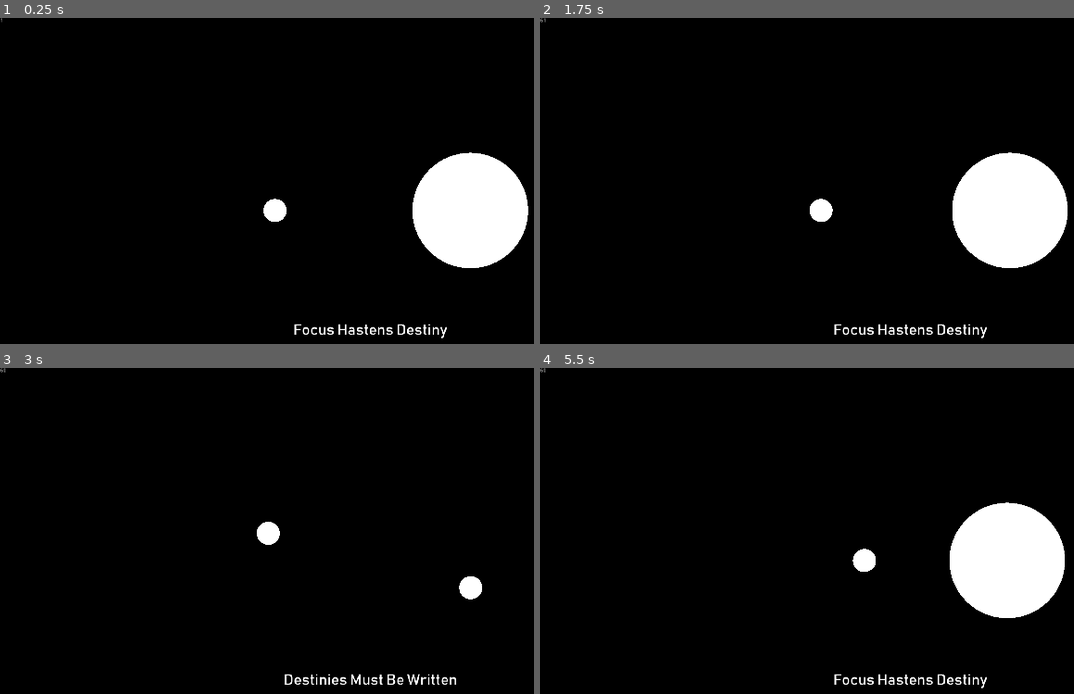
Above: before the commit, frames 1-4 (two rows, left to right).
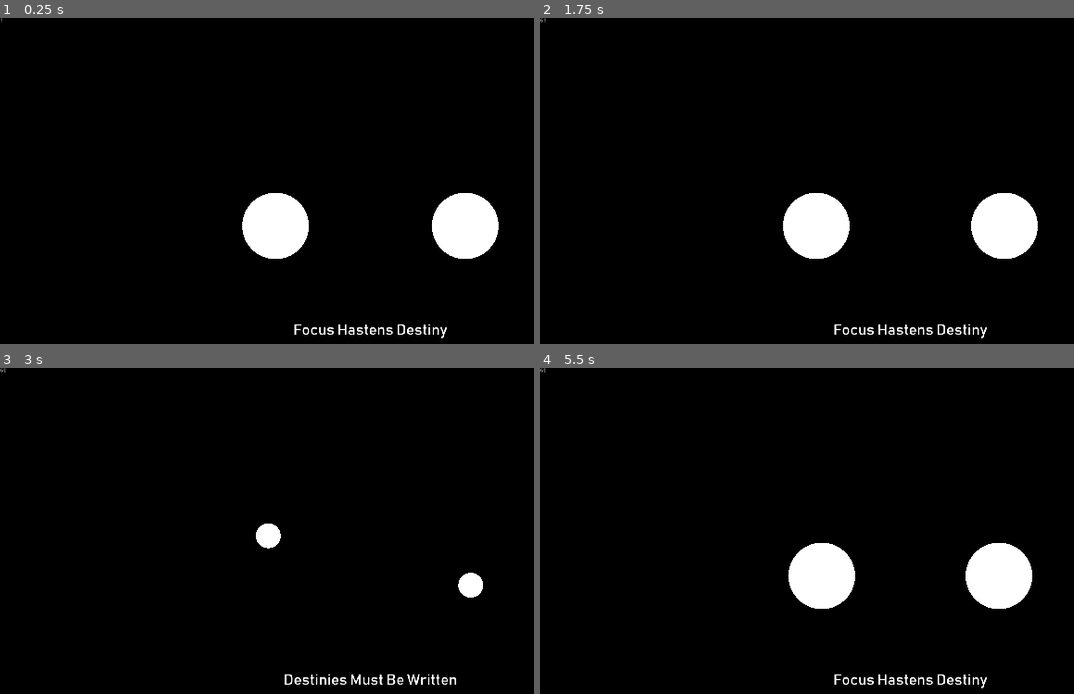
Above: after the commit, the same moments.

Repository: Dark-Gran/Spirit-Circles
Game: Godot game, scene res://src/Main.tscn
Two runs of this game, one before a commit and one after it. Both use one fixed random seed, a clock stepped at 60 frames per second and the inputs below.
Inputs (mouse positions are in pixels of both pictures, inside the frame that each line leads up to):
- Up to frame 1 (0.25 s): no input
- Up to frame 2 (1.75 s): move the mouse to (1073, 203) at 0.52 s; hold Right (ui_right) 0.53-1.28 s; tap Space (ui_select) at 0.77, 1.52 s; move the mouse to (764, 246) at 1.27 s; hold Left (ui_left) from 1.28 s (still down)
- Up to frame 3 (3 s): move the mouse to (443, 485) at 2.02 s; release Left (ui_left) at 2.03 s; hold Right (ui_right) from 2.03 s (still down); move the mouse to (331, 658) at 2.77 s
- Up to frame 4 (5.5 s): tap Space (ui_select) at 3.02, 3.77, 4.52 s; move the mouse to (outside the picture) at 3.52 s; release Right (ui_right) at 3.53 s; hold Left (ui_left) from 3.53 s (still down); move the mouse to (689, 514) at 4.27 s; move the mouse to (945, 576) at 5.02 s

The runs differ from the first frame. In frame 1, 5.8% of the frame differs, in the area x 45-99%, y 41-77%; in frame 2, 5.8%; in frame 3, 0.2%; in frame 4, 6.3%, in the area x 46-99%, y 41-77%.

Commit message:
various updates (level1)

Diff:
--- a/src/world/Circle.gd
+++ b/src/world/Circle.gd
@@ -6,7 +6,7 @@
 	ColorType.WHITE: {
 		"color": Color.white,
 		"speed": 1,
-		"lowest_power": 3
+		"lowest_power": 8
 	}
 }
 export (ColorType) var color_type = ColorType.WHITE
@@ -98,7 +98,7 @@
 
 func _on_Circle_area_entered(area): # Collided
 	if area.is_in_group("circles"):
-		if !area.merging_away:
+		if !area.merging_away && !merging_away:
 			var humbled = area.size > size
 			# Merge
 			if humbled:
@@ -109,9 +109,9 @@
 		bounce(area)
 
 func mergeIn(circle):
+	circle.merging_away = true
 	grow_buffer += circle.size+circle.grow_buffer
 	circle.grow_buffer = 0
-	circle.merging_away = true
 
 func bounce(collider):
 	var collision_normal = (position-collider.position).normalized()
@@ -128,9 +128,24 @@
 	refresh_raycasts()
 
 func refresh_size():
-	$MeshInstance2D.scale = Vector2(size, size)
-	$CollisionShape2D.scale = Vector2(size, size)
-	radius = size * Main.SIZE_TO_SCALE
+	var s = get_radius_shifted_by_one()
+	$MeshInstance2D.scale = Vector2(s, s)
+	$CollisionShape2D.scale = Vector2(s, s)
+	radius = s * Main.SIZE_TO_SCALE
+
+func get_radius_shifted_by_one(): # shifted to avoid scale lower than 1
+	var s = 0
+	if size-1 > 0:
+		s = (float(size)-1)/PI
+	s += 1
+	return s
+
+func refresh_velocity():
+	if !(merging_away && size < color_info.get("lowest_power")):
+		speed = (world.get("world_speed") * color_info.get("speed")) / pow(get_radius_shifted_by_one()*0.65, 2)
+	velocity = Vector2(speed*cos(deg2rad(angle)), speed*sin(deg2rad(angle)))
+	velocity_direction = velocity.normalized()
+	refresh_raycasts()
 
 func refresh_raycasts():
 	if world.get_rays_enabled():
@@ -146,16 +161,6 @@
 		$RayCastB.enabled = false
 		$RayCastC.enabled = false
 
-func refresh_velocity():
-	speed = (world.get("world_speed") * color_info.get("speed")) / pow(float(size+1)/2, 2)
-	velocity = Vector2(speed*cos(deg2rad(angle)), speed*sin(deg2rad(angle)))
-	velocity_direction = velocity.normalized()
-	refresh_raycasts()
-
-func set_size(new_size):
-	size = new_size
-	refresh()
-
 func check_edge_portal():
 	if position.x < left_portal || position.x > right_portal || position.y < top_portal || position.y > bot_portal:
 		if position.x < left_portal:
@@ -166,3 +171,7 @@
 			position.y = bot_portal
 		elif position.y > bot_portal:
 			position.y = top_portal
+
+func set_size(new_size):
+	size = new_size
+	refresh()
--- a/src/world/World.gd
+++ b/src/world/World.gd
@@ -1,7 +1,7 @@
 extends Node2D
 
 var world_speed = 300
-var grow_speed_adjust = 0.02 # see get_grow_speed()
+var grow_speed_adjust = 0.05 # see get_grow_speed()
 
 const SCREEN_CHECK = 50
 var screen_checker = SCREEN_CHECK
--- a/src/world/levels/Level_001.tscn
+++ b/src/world/levels/Level_001.tscn
@@ -11,10 +11,10 @@
 [node name="Circles" type="Node2D" parent="."]
 
 [node name="Circle" parent="Circles" instance=ExtResource( 1 )]
-position = Vector2( 695.416, 500 )
-size = 2.0
+position = Vector2( 712, 540 )
+size = 25.0
 
 [node name="Circle2" parent="Circles" instance=ExtResource( 1 )]
-position = Vector2( 1220.03, 500 )
+position = Vector2( 1208, 540 )
 angle = 180
-size = 15.0
+size = 25.0
Not shown: 3 places in src/world/World.tscn that only renumber resources
